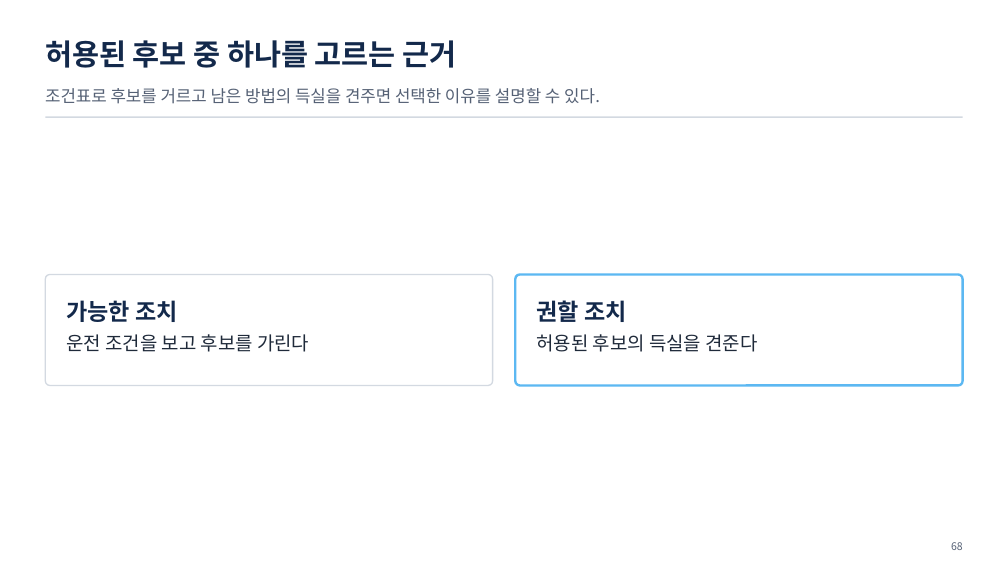
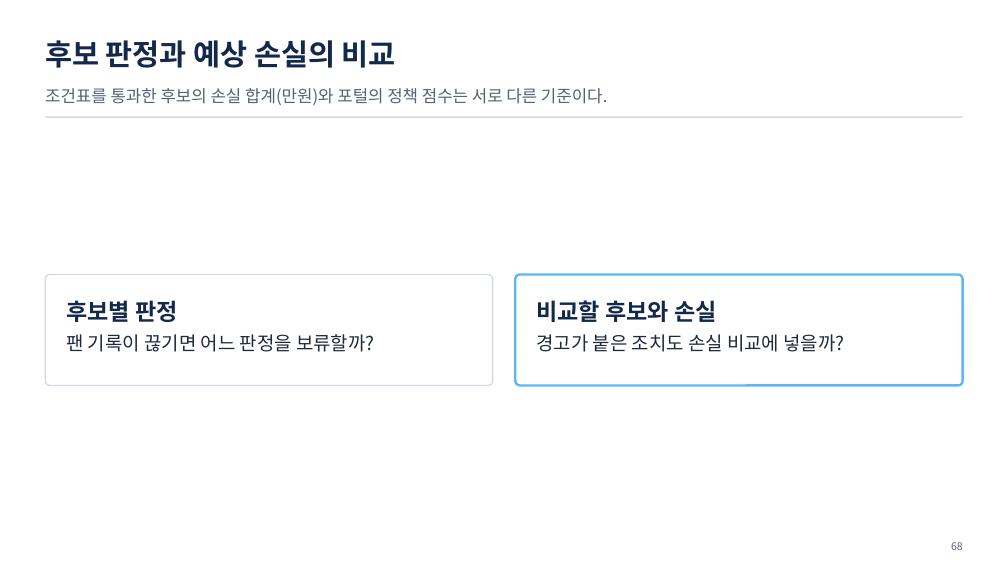
Before and after one commit to uengine-oss/hyd-iot-edu, a slide deck: slide 68 of workspace/강의제작/산출물/통합반/이론/03회차/통합반_03일차.pptx. Drawn at 1008x567 pixels with LibreOffice and Linux fonts; fonts in the diff are those of the drawing. Boxes give left, top, right and bottom in pixels: in the first picture for what was removed or moved away, otherwise in the second. Text is boxed around its words. In the diff, an @@ line names an element or a change of style, - is before the commit and + after.

Commit message:
통합반 3회차 67~70장 조건표 판정·손실 비교와 복습·용어의 근거를 화면과 낭독에 맞춘다

```diff
--- a/workspace/강의제작/산출물/통합반/이론/03회차/통합반_03일차.pptx
+++ b/workspace/강의제작/산출물/통합반/이론/03회차/통합반_03일차.pptx
@@ text at (45,40,396,68): text changed @@
-허용된 후보 중 하나를 고르는 근거
+후보 판정과 예상 손실의 비교
@@ text at (45,88,608,105): text changed @@
-조건표로 후보를 거르고 남은 방법의 득실을 견주면 선택한 이유를 설명할 수 있다.
+조건표를 통과한 후보의 손실 합계(만원)와 포털의 정책 점수는 서로 다른 기준이다.
@@ text at (66,300,374,352): text changed @@
-가능한 조치
-운전 조건을 보고 후보를 가린다
+후보별 판정
+팬 기록이 끊기면 어느 판정을 보류할까?
@@ text at (536,300,845,352): text changed @@
-권할 조치
-허용된 후보의 득실을 견준다
+비교할 후보와 손실
+경고가 붙은 조치도 손실 비교에 넣을까?
```
Also in this commit, not shown: 3 other slides changed, 18 other files.
